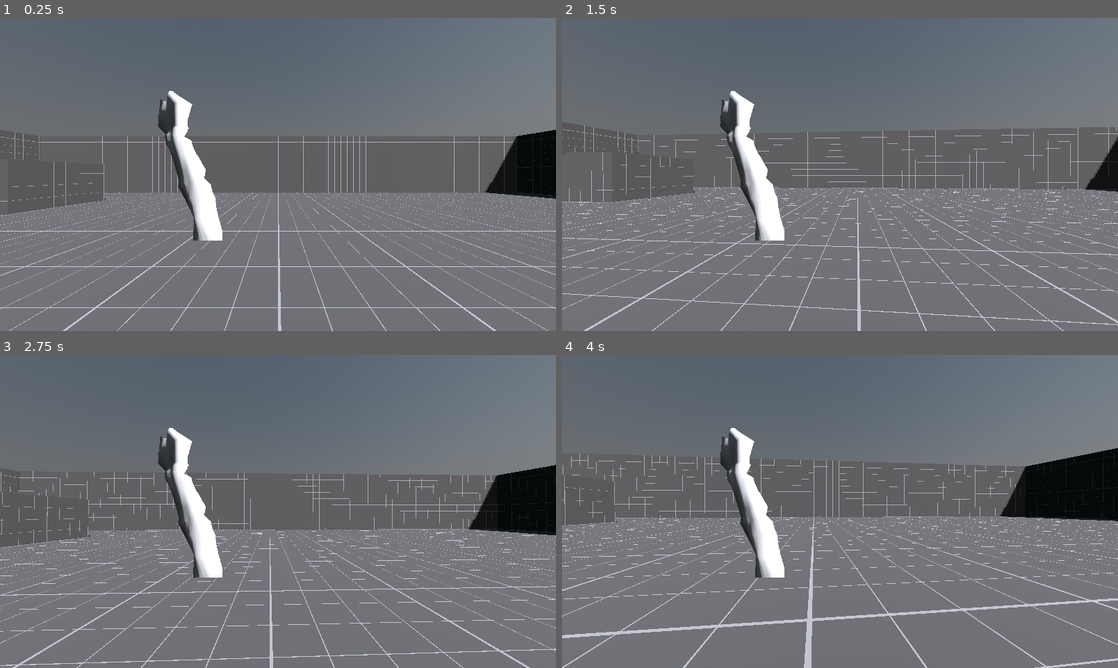
Above: before the commit, frames 1-4 (two rows, left to right).
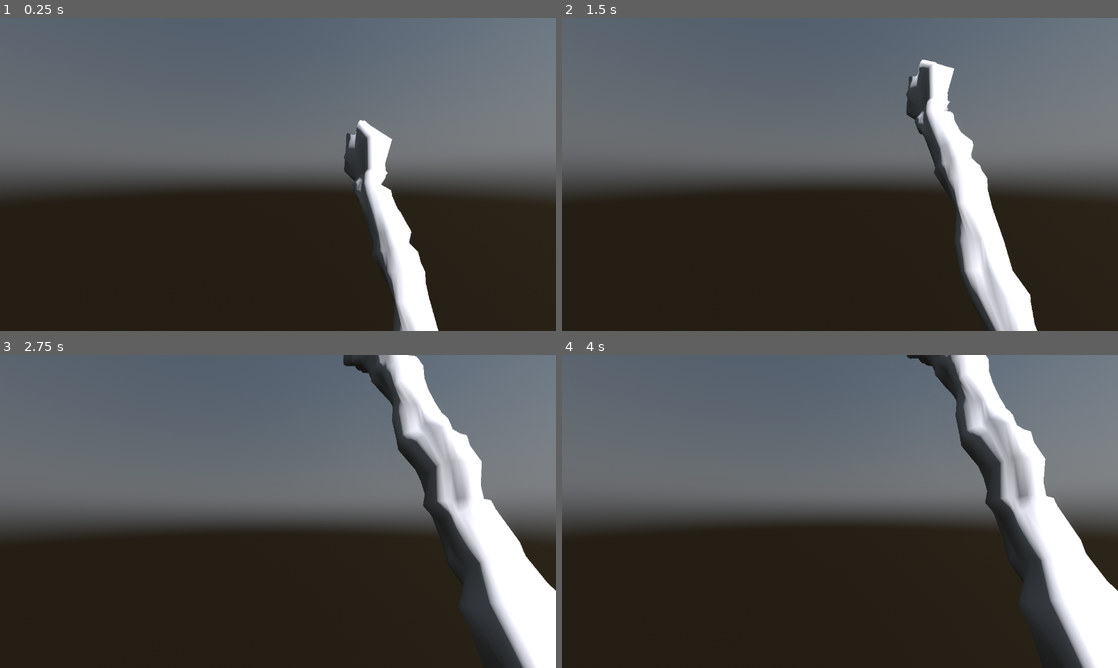
Above: after the commit, the same moments.

Repository: ThirdMorrigan/counterspell
Game: Godot game, scene res://!proto/proto_scene_0.tscn
Same seed, same stepped clock (60 frames per second), same inputs: the game is played once before the commit and once after it.
Inputs (mouse positions are in pixels of both pictures, inside the frame that each line leads up to):
- Up to frame 1 (0.25 s): no input
- Up to frame 2 (1.5 s): tap Enter at 0.5 s; move the mouse to (867, 174) at 0.52 s; hold Ctrl (C) 0.53-1.28 s; move the mouse to (812, 174) at 1.27 s; tap Ctrl (C) at 1.35 s
- Up to frame 3 (2.75 s): move the mouse to (289, 505) at 2.02 s; hold Ctrl (C) from 2.03 s (still down); tap Space (J) at 2.1 s
- Up to frame 4 (4 s): move the mouse to (834, 517) at 2.77 s; release Ctrl (C) at 2.78 s; tap S (M_B) at 2.85 s; tap Ctrl (C) at 3.05 s; move the mouse to (878, 514) at 3.52 s; hold Ctrl (C) from 3.53 s (still down); tap W (M_F) at 3.6 s

The runs differ from the first frame. In frame 1, 53% of the frame differs, in the area x 0-100%, y 23-100%; in frame 2, 55%; in frame 3, 57%; in frame 4, 59%, in the area x 0-100%, y 0-100%.

Commit message:
Not so functional view modles

Diff:
--- a/!proto/proto_character.gd
+++ b/!proto/proto_character.gd
@@ -2,6 +2,7 @@
 
 @onready var main_camera = $main_camera
 @onready var viewModel_camera = $main_camera/SubViewportContainer/SubViewport/Camera3D
+@onready var viewModel_viewport = $main_camera/SubViewportContainer/SubViewport
 @export var SPEED : float = 5.0
 @export var FRICTION : float = 20.0
 @export var ACCEL : float = 60.0
--- a/!proto/proto_character.tscn
+++ b/!proto/proto_character.tscn
@@ -24,6 +24,11 @@
 transform = Transform3D(1, 0, 0, 0, 1, 0, 0, 0, 1, 0, 1, 0)
 shape = SubResource("CapsuleShape3D_lf27m")
 
+[node name="Staff" type="MeshInstance3D" parent="."]
+transform = Transform3D(1, 0, 0, 0, 0.876155, 0.482029, 0, -0.482029, 0.876155, 0.436201, -1.92454, 1.02399)
+layers = 2
+mesh = ExtResource("2_xw0wl")
+
 [node name="visuals" type="MeshInstance3D" parent="."]
 transform = Transform3D(1, 0, 0, 0, 1, 0, 0, 0, 1, 0, 0.95, 0)
 mesh = SubResource("CapsuleMesh_hab0n")
@@ -32,27 +37,24 @@
 transform = Transform3D(1, 0, 0, 0, 1, 0, 0, 0, 1, 0, 1.45, 0)
 cull_mask = 1048573
 
-[node name="Staff" type="MeshInstance3D" parent="main_camera"]
-transform = Transform3D(1, 0, 0, 0, 0.876155, 0.482029, 0, -0.482029, 0.876155, 0.436201, -3.37454, 1.02399)
-layers = 2
-mesh = ExtResource("2_xw0wl")
-skeleton = NodePath("../..")
-
 [node name="SubViewportContainer" type="SubViewportContainer" parent="main_camera"]
 anchors_preset = 15
 anchor_right = 1.0
 anchor_bottom = 1.0
 grow_horizontal = 2
 grow_vertical = 2
+stretch = true
 
 [node name="SubViewport" type="SubViewport" parent="main_camera/SubViewportContainer"]
-transparent_bg = true
 handle_input_locally = false
+size = Vector2i(1280, 720)
+size_2d_override = Vector2i(1280, 720)
+size_2d_override_stretch = true
 render_target_update_mode = 4
 
 [node name="Camera3D" type="Camera3D" parent="main_camera/SubViewportContainer/SubViewport"]
 transform = Transform3D(1, 0, 0, 0, 1, 0, 0, 0, 1, 0, 1.44932, 0)
-cull_mask = 1047554
+cull_mask = 2
 current = true
 
 [node name="leading_edge" type="RayCast3D" parent="."]
